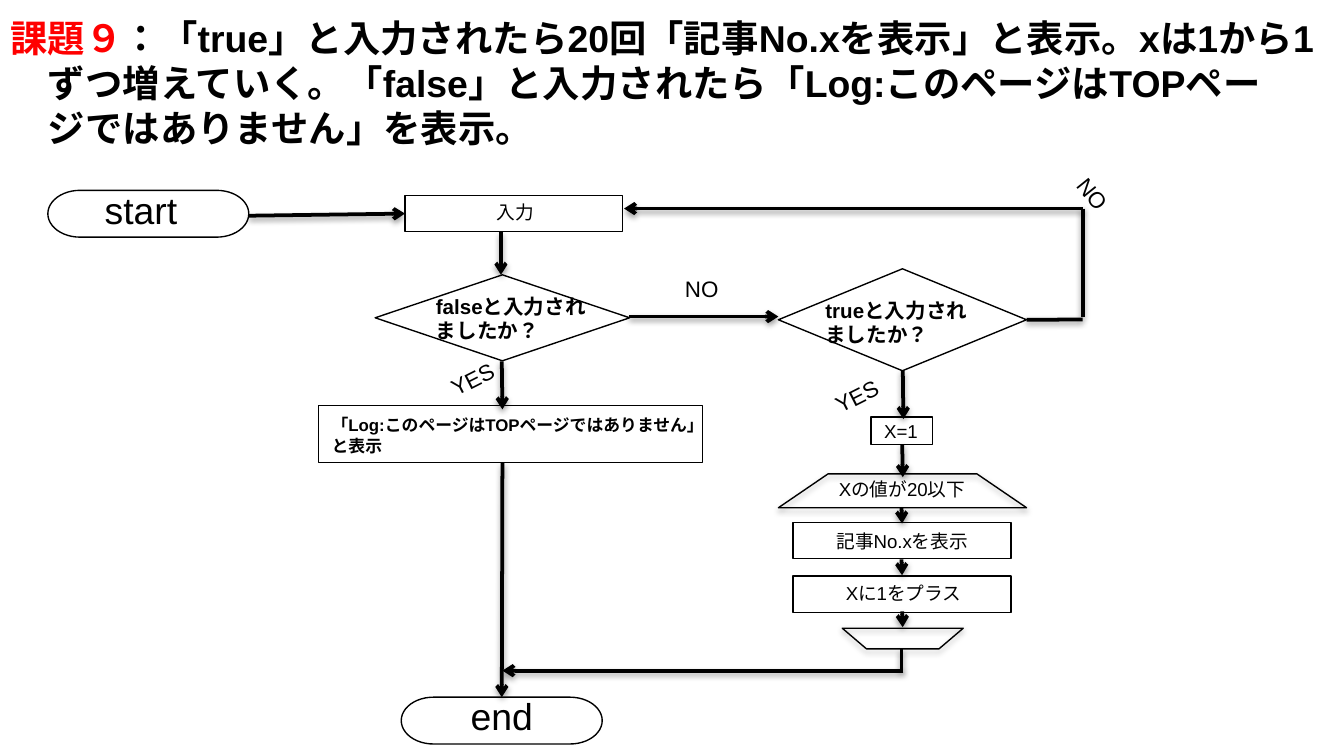
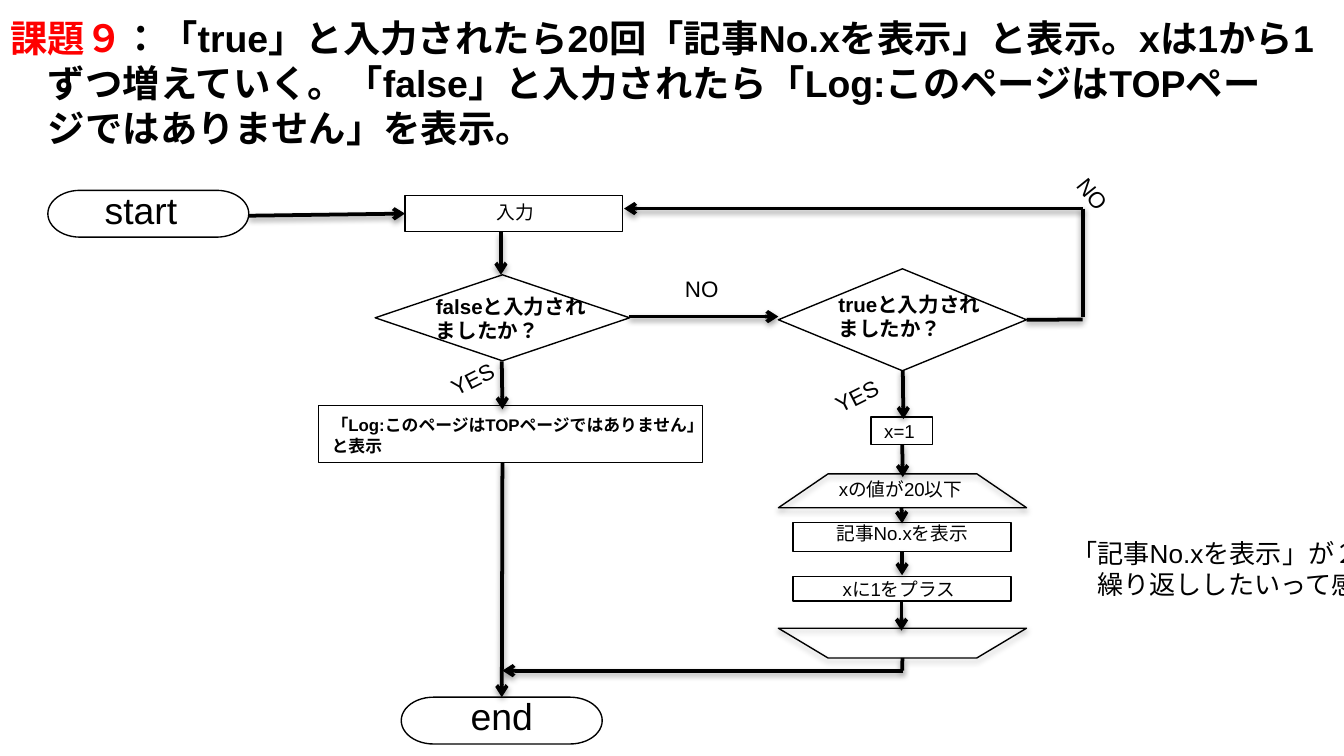
Before and after one commit to Taka-Haru/Challenge, a slide deck: slide 9 of Flowchart .pptx. Drawn at 1344x756 pixels with LibreOffice and Linux fonts; fonts in the diff are those of the drawing. Boxes give left, top, right and bottom in pixels: in the first picture for what was removed or moved away, otherwise in the second. Text is boxed around its words. In the diff, an @@ line names an element or a change of style, - is before the commit and + after.

```diff
--- a/Flowchart .pptx
+++ b/Flowchart .pptx
@@ text "trueと入力されましたか？": place and size @@
-text "trueと入力されましたか？" at box(812, 292, 999, 355)
+text "trueと入力されましたか？" at box(825, 285, 1012, 348)
@@ text at box(884, 425, 915, 438): text changed @@
-X=1
+x=1
@@ text at box(839, 482, 962, 498): text changed @@
-Xの値が20以下
+xの値が20以下
@@ text "記事No.xを表示": place and size @@
-text "記事No.xを表示" at box(837, 532, 968, 550)
+text "記事No.xを表示" at box(837, 521, 968, 542)
@@ rectangle: place and size @@
-rectangle at box(793, 523, 1011, 559)
+rectangle at box(793, 523, 1011, 552)
@@ arrow moved from (902, 559) - (902, 575) to (902, 551) - (902, 575) @@
@@ text added at box(1071, 541, 1344, 596), 14 pt, text #000000 @@
+「記事No.xを表示」が２０回表記されるまで
+繰り返ししたいって感じかな?
@@ rectangle: place and size @@
-rectangle at box(793, 577, 1011, 613)
+rectangle at box(793, 577, 1011, 601)
@@ text at box(843, 582, 955, 601): text changed @@
-Xに1をプラス
+xに1をプラス
@@ flow chart manual operation: place and size @@
-flow chart manual operation at box(843, 628, 964, 648)
+flow chart manual operation at box(778, 628, 1027, 657)
@@ arrow moved from (902, 612) - (903, 628) to (902, 601) - (902, 630) @@
@@ line moved from (902, 649) - (902, 671) to (902, 659) - (902, 671) @@
```
Also in this commit, not shown: 7 other slides changed, 3 slides added, 3 slides removed.
